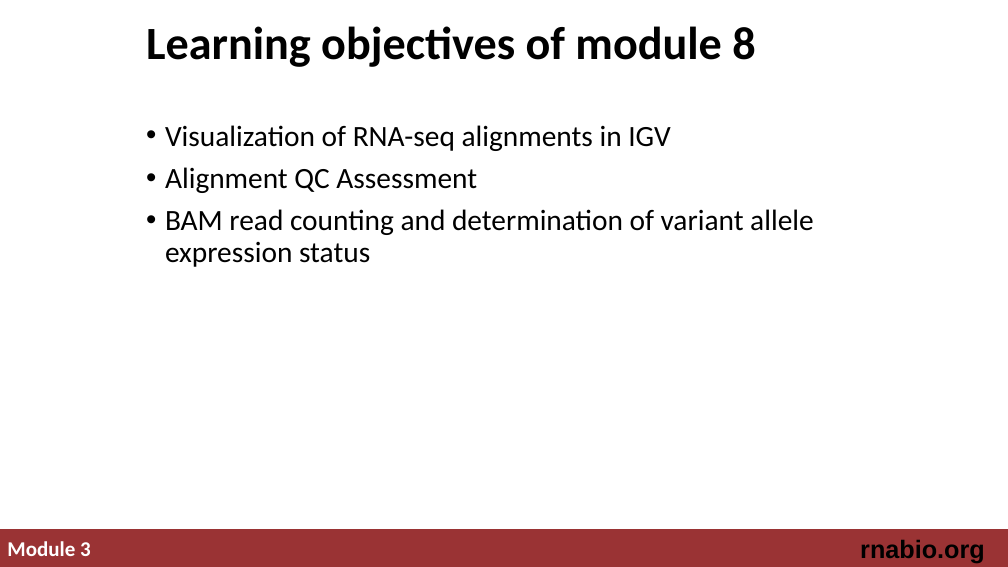
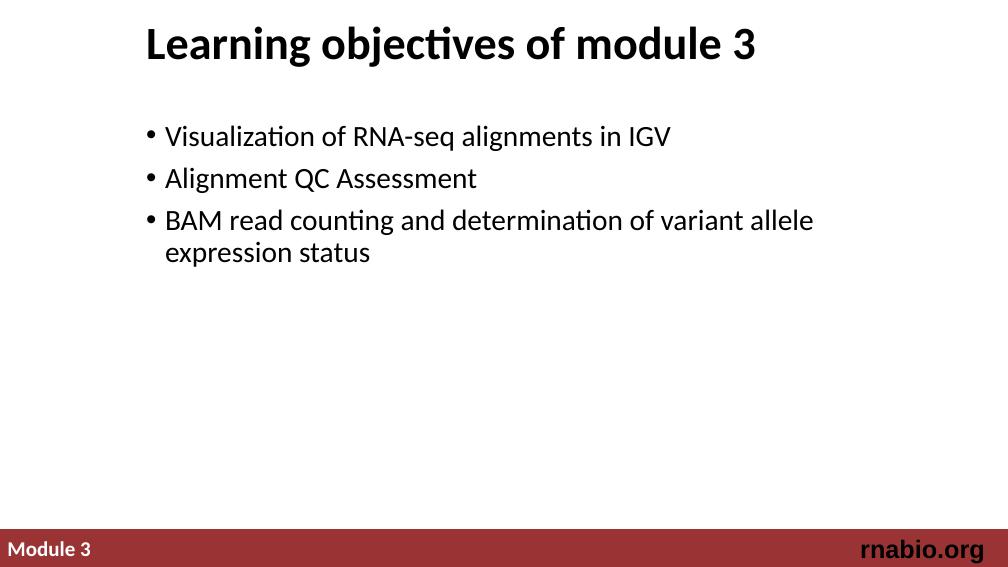
Before and after one commit to griffithlab/rnabio.org, a slide deck: slide 2 of assets/lectures/cshl/2019/mini/RNASeq_MiniLecture_03_04_alignmentQC.pptx. Drawn at 1008x567 pixels with LibreOffice and Linux fonts; fonts in the diff are those of the drawing. Boxes give left, top, right and bottom in pixels: in the first picture for what was removed or moved away, otherwise in the second. Text is boxed around its words. In the diff, an @@ line names an element or a change of style, - is before the commit and + after.

```diff
--- a/assets/lectures/cshl/2019/mini/RNASeq_MiniLecture_03_04_alignmentQC.pptx
+++ b/assets/lectures/cshl/2019/mini/RNASeq_MiniLecture_03_04_alignmentQC.pptx
@@ title at [146, 26, 755, 67]: text changed @@
-Learning objectives of module 8
+Learning objectives of module 3
```
Also in this commit, not shown: 1 other slide changed, 26 other files.
